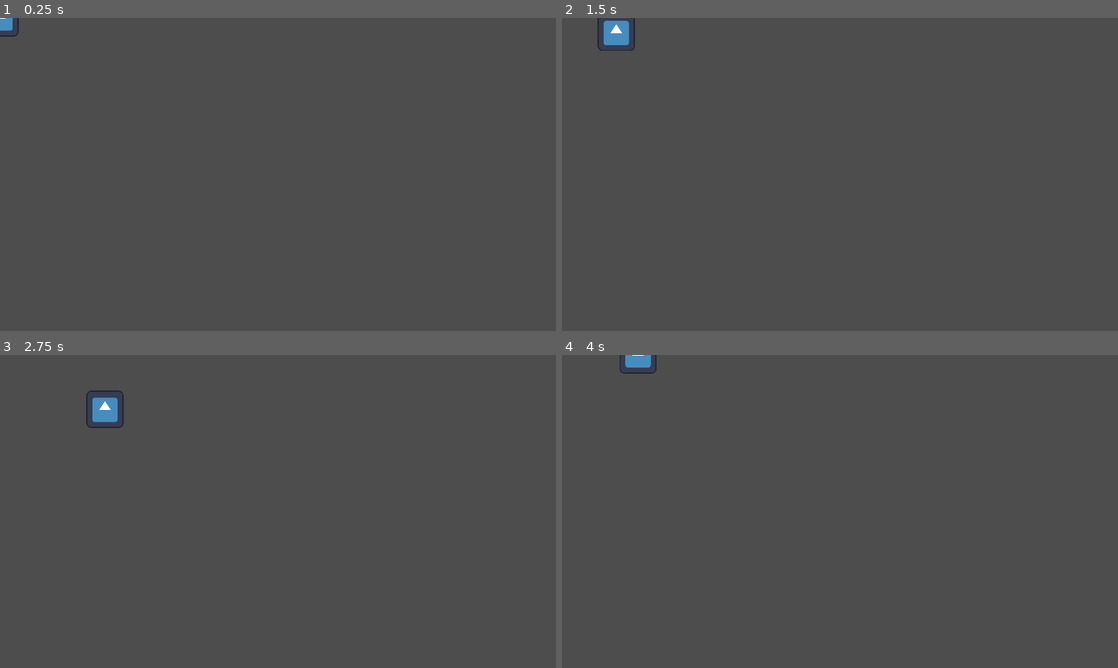
Above: before the commit, frames 1-4 (two rows, left to right).
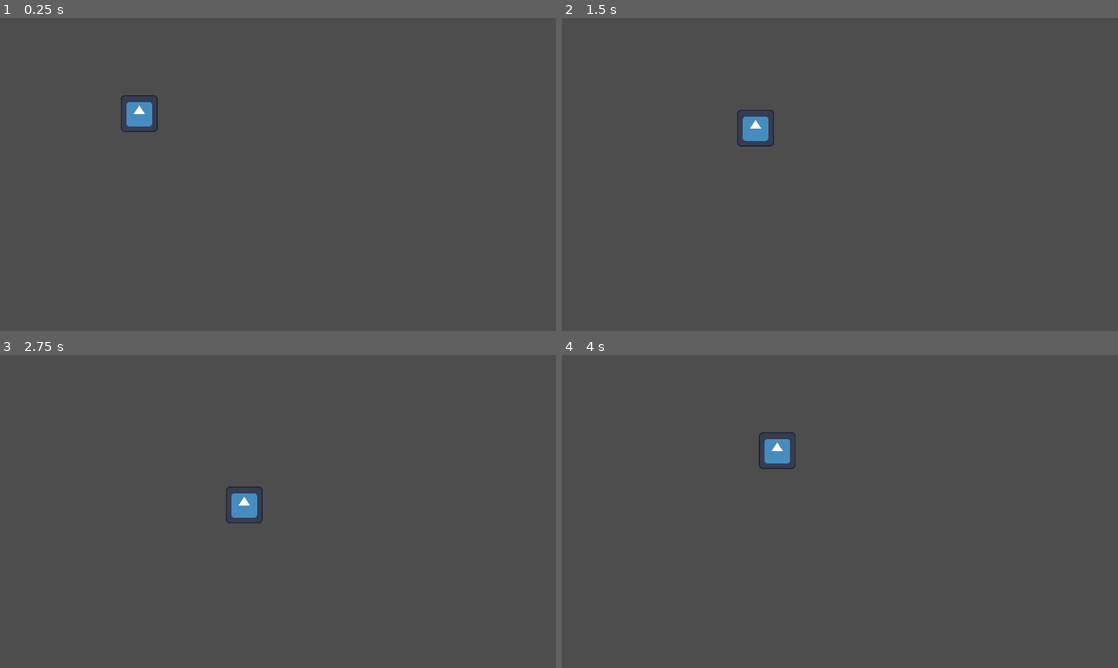
Above: after the commit, the same moments.

Repository: HuskyGameDev/2024s-team8
Game: Godot game, scene res://player.tscn
Same seed, same stepped clock (60 frames per second), same inputs: the game is played once before the commit and once after it. Before the commit the project has no main scene; this scene is started directly in both runs. The engine's default icon, where the game draws it, is replaced by a stand-in: a white triangle on a blue panel in a dark square.
Inputs:
- Up to frame 1 (0.25 s): no input
- Up to frame 2 (1.5 s): tap Enter at 0.5 s; hold D (RIGHT) 0.53-1.28 s; hold S (DOWN) from 1.28 s (still down)
- Up to frame 3 (2.75 s): release S (DOWN) at 2.03 s; hold D (RIGHT) from 2.03 s (still down)
- Up to frame 4 (4 s): release D (RIGHT) at 2.78 s; hold W (UP) 2.78-3.53 s; hold A (LEFT) from 3.53 s (still down)

The runs differ from the first frame. In frame 1, 0.6% of the frame differs, in the area x 0-29%, y 0-37%; in frame 2, 0.9%; in frame 3, 0.9%, in the area x 15-48%, y 11-54%; in frame 4, 0.7%.

Commit message:
Made play button work
Connected play button to change to the Practice scene

Diff:
--- a/main.gd
+++ b/main.gd
@@ -1,11 +1,9 @@
 extends Node2D
 
 
-# Called when the node enters the scene tree for the first time.
-func _ready():
-	pass # Replace with function body.
 
+func _on_play_pressed():
+	get_tree().change_scene_to_file("res://Practice.tscn")
 
-# Called every frame. 'delta' is the elapsed time since the previous frame.
-func _process(delta):
-	pass
+func _on_quit_pressed():
+	get_tree().quit()
--- /dev/null
+++ b/main.tscn
@@ -0,0 +1,27 @@
+[gd_scene load_steps=3 format=3 uid="uid://bkrk6ere8vvqi"]
+
+[ext_resource type="Script" path="res://main.gd" id="1_tbkaj"]
+[ext_resource type="Script" path="res://Button.gd" id="1_tx608"]
+
+[node name="Main" type="Node2D"]
+scale = Vector2(1.6, 1.6)
+script = ExtResource("1_tbkaj")
+
+[node name="Play" type="Button" parent="."]
+offset_left = 430.625
+offset_top = 334.375
+offset_right = 774.625
+offset_bottom = 453.375
+text = "Play"
+
+[node name="Quit" type="Button" parent="."]
+offset_left = 431.625
+offset_top = 470.375
+offset_right = 775.625
+offset_bottom = 589.375
+text = "Quit"
+script = ExtResource("1_tx608")
+
+[connection signal="pressed" from="Play" to="." method="_on_play_pressed"]
+[connection signal="pressed" from="Quit" to="." method="_on_quit_pressed"]
+[connection signal="pressed" from="Quit" to="Quit" method="_on_pressed"]
--- a/player.tscn
+++ b/player.tscn
@@ -18,6 +18,7 @@
 size = Vector2(128, 128)
 
 [node name="Player" type="Area2D"]
+position = Vector2(481, 330)
 script = ExtResource("1_8m3b3")
 metadata/_edit_group_ = true
 
